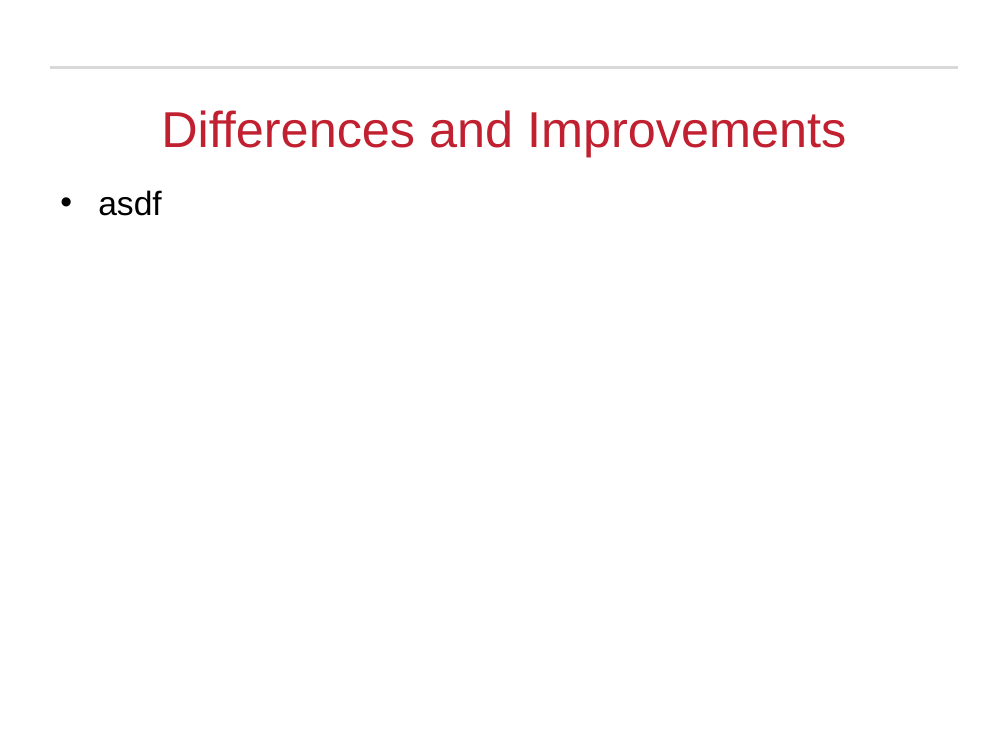
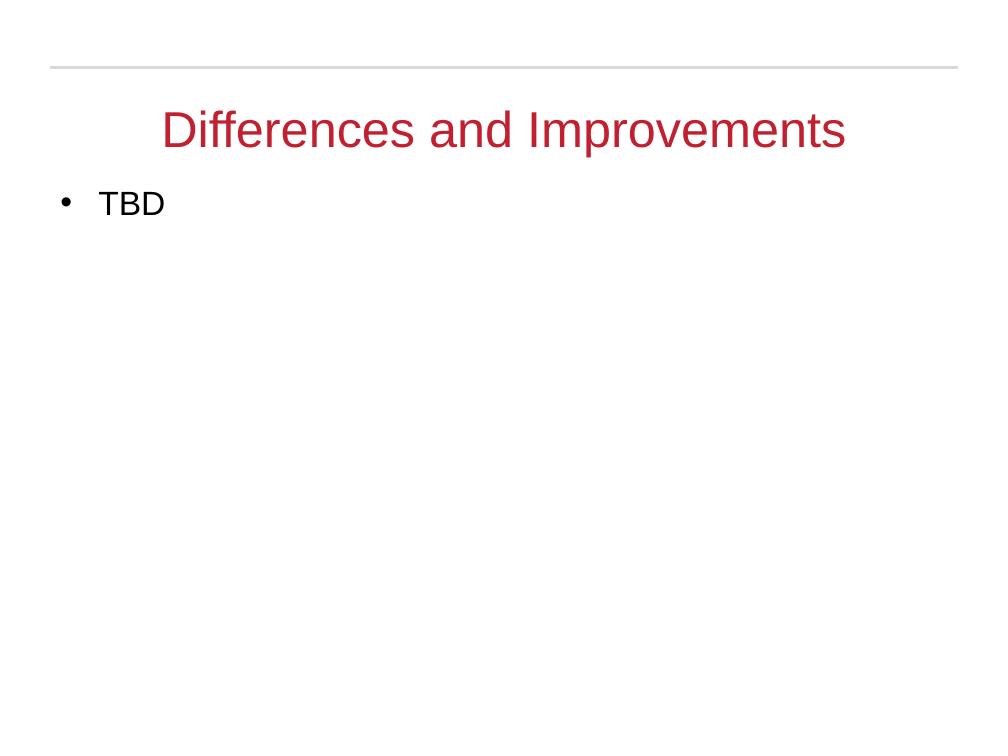
Before and after one commit to Michael-Hodges/PointNet, a slide deck: slide 18 of PowerPoints/EECE5554_Final_Project.pptx (slide 12 before the commit). Drawn at 1008x756 pixels with LibreOffice and Linux fonts; fonts in the diff are those of the drawing; background and template pictures are left out. Boxes give left, top, right and bottom in pixels: in the first picture for what was removed or moved away, otherwise in the second. Text is boxed around its words. In the diff, an @@ line names an element or a change of style, - is before the commit and + after.

```diff
--- a/PowerPoints/EECE5554_Final_Project.pptx
+++ b/PowerPoints/EECE5554_Final_Project.pptx
@@ text at [98, 192, 165, 215]: text changed @@
-• asdf
+• TBD
```
Also in this commit, not shown: 4 other slides changed, 8 slides added.
